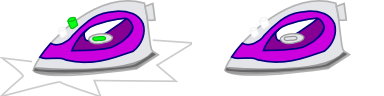
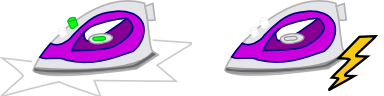
Before/after of a 384 x 96 layered artwork. What changed in the layer stack:
painted on "plancha.png" over [328, 35, 378, 91]
